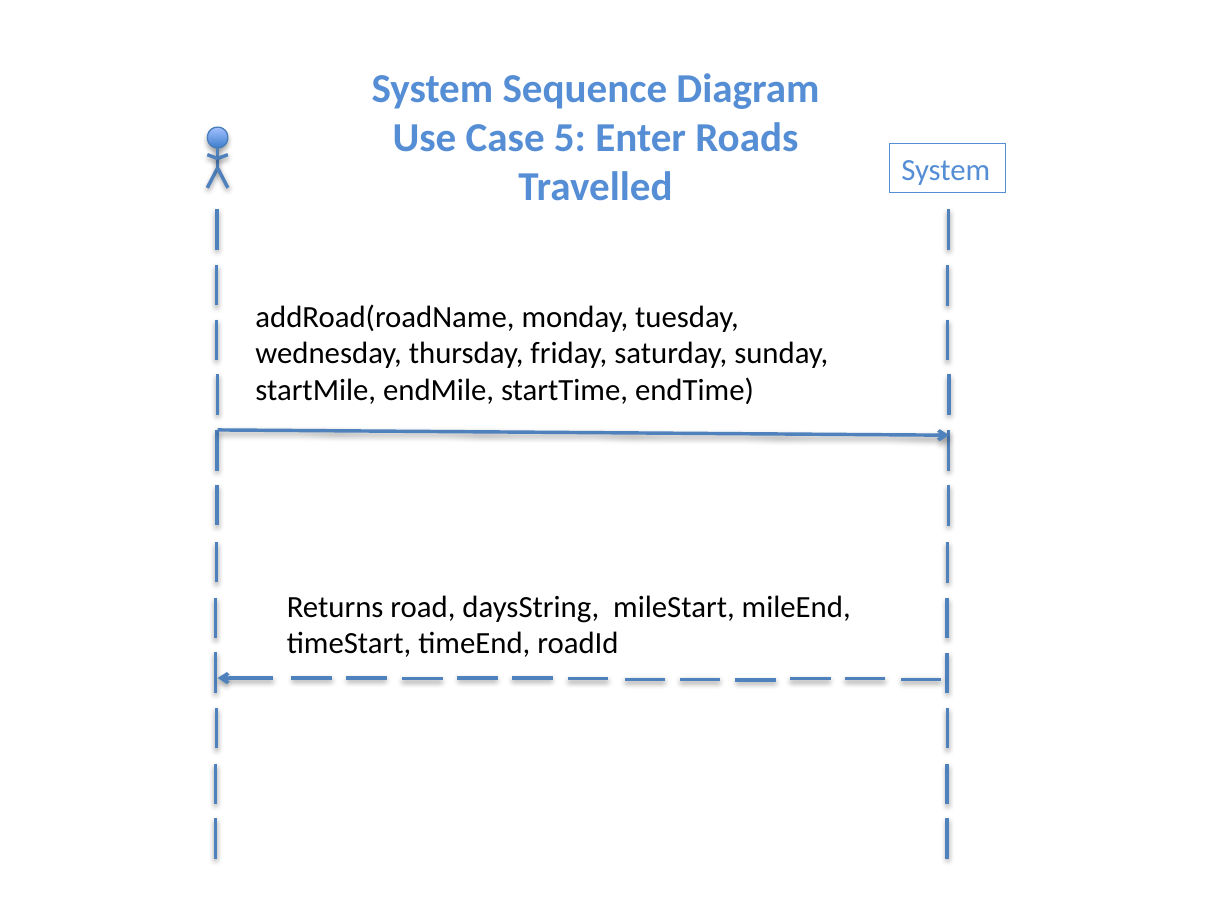
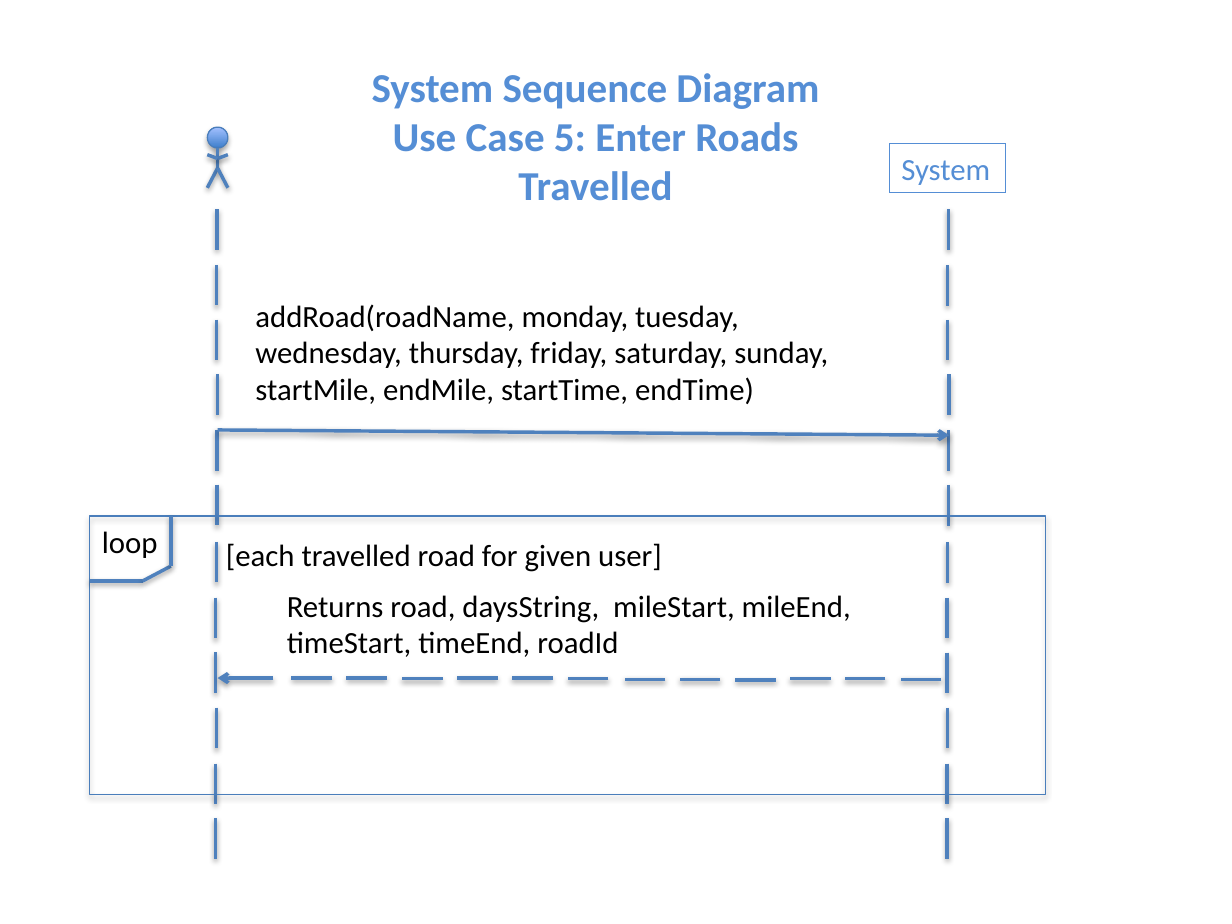
Before and after one commit to niemilkm/csc440-KevinNiemiller, a slide deck: slide 7 of deliverables/iteration2/other/DomainModel_SSD_ClassDiagrams.pptx. Drawn at 1232x924 pixels with LibreOffice and Linux fonts; fonts in the diff are those of the drawing. Boxes give left, top, right and bottom in pixels: in the first picture for what was removed or moved away, otherwise in the second. Text is boxed around its words. In the diff, an @@ line names an element or a change of style, - is before the commit and + after.

```diff
--- a/deliverables/iteration2/other/DomainModel_SSD_ClassDiagrams.pptx
+++ b/deliverables/iteration2/other/DomainModel_SSD_ClassDiagrams.pptx
@@ rectangle added at (90,516,1046,795), outline #4B7EBC 0.75 pt @@
@@ text added at (102,531,158,558), 18 pt, text #000000 @@
+loop
@@ line added from (171, 567) to (171, 516), #4F81BD 2 pt @@
@@ line added from (143, 582) to (171, 567), #4F81BD 2 pt @@
@@ text added at (226,543,662,572), 18 pt, text #000000 @@
+[each travelled road for given user]
@@ line added from (90, 582) to (143, 582), #4F81BD 2 pt @@
```
Also in this commit, not shown: 1 other slide changed, 3 slides added, 1 other file.
